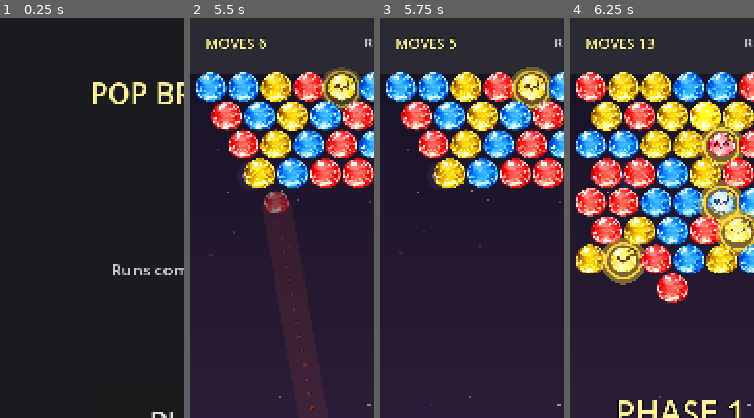
Above: before the commit, frames 1-4 (left to right).
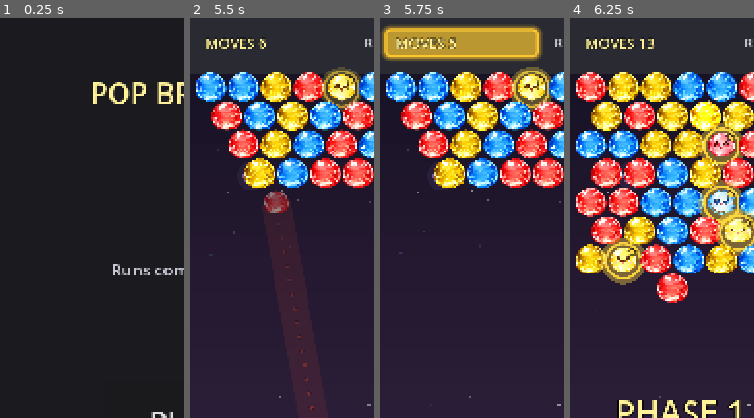
Above: after the commit, the same moments.

Repository: shikhasingh-lg/Pop-Brigade-Prototype
Game: Godot game, scene res://scenes/Main.tscn
The game is run twice, just before and just after one commit, with the same random seed, the same clock (stepped at 60 frames per second) and the same inputs.
Inputs (mouse positions are % of the whole screen's width and height, from its top left):
- Up to frame 1 (0.25 s): no input
- Up to frame 2 (5.5 s): click "PLAY" at 0.5 s; click "R1 · Skyline" at 1.25 s; click "Stage 1" at 2 s; tap Enter every 0.75 s from 2.75 to 5 s; move the mouse to (72, 45) at 2.77 s; tap 1 at 2.85 s; click (72, 45) at 2.92 s; drag from (30, 55) to (6, 10) at 3.52 s; move the mouse to (60, 28) at 4.27 s; tap 0 at 4.35 s; click (60, 28) at 4.42 s; drag from (45, 70) to (14, 10) at 5.02 s
- Up to frame 3 (5.75 s): no input
- Up to frame 4 (6.25 s): tap Enter at 5.75 s; move the mouse to (80, 65) at 5.77 s; tap 5 at 5.85 s; click (80, 65) at 5.92 s
The pictures show only the part of the screen within x 0-50%, y 1-51%; the shares and areas given below are measured in that part.

Frames 1-2 are identical in both runs. In frame 3, 7.2% of the frame differs, in the area x 1-89%, y 2-11%; in frame 4, nothing differs.

Commit message:
Prune 10 dead boons; add low-moves urgency highlight
BoonDB cleanup: removed boons whose effect_keys had stub `pass` handlers
or set state that nothing else reads. v1 has no economy, no shop, no
hero-slot cap, and no special-proc system, so these could never land.

Dead boons removed:
- ricochet_plus      ("+1 wall bounce")     — no longer fits the design
- double_loader      ("+2 in queue")        — handler was `pass`
- extra_special      ("+1 special bubble")  — handler was `pass`
- hall_of_heroes     ("+2 hero slots")      — no handler, no slot cap
- type_caster        ("pick next hero")     — no handler
- elemental_surge    ("+25% special proc")  — mult set, no readers
- coin_magnet        ("+50% gold")          — mult set, no coins
- shop_discount      ("-25% prices")        — no handler, no shop
- reroll_token       ("3 free rerolls")     — no handler
- treasure_wave      ("guaranteed chest")   — flag set, no readers

Also: dropped matching dead state in RunState (boon_special_proc_mult,
boon_coin_mult, boon_treasure_next_wave), the stub Cannon handlers for
cannon_ricochet/queue_plus2/extra_special, and the stale unused
GameConfig.BOON_IDS const.

Low-moves urgency (separate change, same commit since both touch the
match HUD): MatchScene now flashes a golden highlight panel behind the
moves counter when moves_remaining hits 5, with a scale pulse + 2 s
hold + 0.3 s fade. Re-arms if moves climb back above the threshold.

Co-Authored-By: Claude Opus 4.7 (1M context) <noreply@anthropic.com>

Diff:
--- a/scripts/BoonDB.gd
+++ b/scripts/BoonDB.gd
@@ -35,20 +35,23 @@
 
 # id → { label, rarity, effect_key }
 # label uses \n for card-friendly line breaks.
+#
+# 2026-05-15 cleanup: removed 10 boons whose effects either had stub `pass`
+# handlers or set state nothing else reads (ricochet_plus, double_loader,
+# extra_special, hall_of_heroes, type_caster, elemental_surge, coin_magnet,
+# shop_discount, reroll_token, treasure_wave). v1 has no economy, no shop,
+# no hero-slot cap, no special-proc system — so those boons couldn't land.
 const BOONS := {
-	# ---------- Legacy 9 (kept for back-compat) ----------
+	# ---------- Color bias + class damage ----------
 	"red_bias":       { "label": "+30%\nRED\nbubbles",      "rarity": Rarity.COMMON, "effect_key": "cannon_color_bias" },
 	"blue_bias":      { "label": "+30%\nBLUE\nbubbles",     "rarity": Rarity.COMMON, "effect_key": "cannon_color_bias" },
 	"yellow_bias":    { "label": "+30%\nYELLOW\nbubbles",   "rarity": Rarity.COMMON, "effect_key": "cannon_color_bias" },
 	"red_dmg":        { "label": "+25%\nRED\nhero dmg",     "rarity": Rarity.RARE,   "effect_key": "lane_color_dmg" },
 	"blue_dmg":       { "label": "+25%\nBLUE\nhero dmg",    "rarity": Rarity.RARE,   "effect_key": "lane_color_dmg" },
 	"yellow_dmg":     { "label": "+25%\nYELLOW\nhero dmg",  "rarity": Rarity.RARE,   "effect_key": "lane_color_dmg" },
-	"extra_special":  { "label": "+1\nspecial\nbubble /30s","rarity": Rarity.RARE,   "effect_key": "extra_special" },
-	"faster_fire":    { "label": "Faster\ncannon\nfire",    "rarity": Rarity.COMMON, "effect_key": "cannon_fire_rate" },
-	"ricochet_plus":  { "label": "+1\nwall\nbounce",        "rarity": Rarity.RARE,   "effect_key": "cannon_ricochet" },
 
-	# ---------- New 30 (cannon / bubble) ----------
-	"double_loader":  { "label": "DOUBLE\nLOADER\n+2 in queue",         "rarity": Rarity.COMMON,    "effect_key": "cannon_queue_plus2" },
+	# ---------- Cannon ----------
+	"faster_fire":    { "label": "Faster\ncannon\nfire",                "rarity": Rarity.COMMON,    "effect_key": "cannon_fire_rate" },
 	"rapid_fire":     { "label": "RAPID\nFIRE\n-25% reload",            "rarity": Rarity.COMMON,    "effect_key": "cannon_rapid_fire" },
 	"heavy_shot":     { "label": "HEAVY\nSHOT\n+10% hero dmg",          "rarity": Rarity.COMMON,    "effect_key": "global_dmg_bonus" },
 	"wide_barrel":    { "label": "WIDE\nBARREL\n+20% hit zone",         "rarity": Rarity.RARE,      "effect_key": "cannon_wide_barrel" },
@@ -58,30 +61,23 @@
 	"overcharge":     { "label": "OVERCHARGE\nevery 5th shot\nis a big one", "rarity": Rarity.EPIC, "effect_key": "cannon_overcharge" },
 	"infinity_mag":   { "label": "INFINITY\nMAG\nrapid auto-fire",      "rarity": Rarity.LEGENDARY, "effect_key": "cannon_infinity_mag" },
 
-	# ---------- New (hero spawn / composition) ----------
+	# ---------- Hero spawn / composition ----------
 	"recruitment_drive": { "label": "RECRUITMENT\nDRIVE\n+3 heroes next stage", "rarity": Rarity.COMMON,    "effect_key": "spawn_3_heroes_next_stage" },
 	"fresh_blood":       { "label": "FRESH\nBLOOD\n+1 hero now",                "rarity": Rarity.COMMON,    "effect_key": "spawn_1_hero_now" },
 	"lucky_draw":        { "label": "LUCKY\nDRAW\nnext hero is silver+",        "rarity": Rarity.RARE,      "effect_key": "next_hero_silver_plus" },
-	"type_caster":       { "label": "TYPE\nCASTER\npick next hero color",       "rarity": Rarity.RARE,      "effect_key": "next_hero_player_pick" },
 	"reinforcements":    { "label": "REINFORCEMENTS\n+1 hero\nevery 30s",       "rarity": Rarity.EPIC,      "effect_key": "periodic_hero_spawn" },
 	"twin_souls":        { "label": "TWIN\nSOULS\nhero drops in pairs",         "rarity": Rarity.EPIC,      "effect_key": "double_hero_drops" },
-	"hall_of_heroes":    { "label": "HALL OF\nHEROES\n+2 hero slots",           "rarity": Rarity.EPIC,      "effect_key": "hero_slot_plus2" },
 	"legendary_pact":    { "label": "LEGENDARY\nPACT\nfirst hero is GOLD",      "rarity": Rarity.LEGENDARY, "effect_key": "first_hero_gold" },
 
-	# ---------- New (hero combat) ----------
+	# ---------- Hero combat ----------
 	"sharp_steel":    { "label": "SHARP\nSTEEL\n+15% hero dmg",         "rarity": Rarity.COMMON, "effect_key": "global_dmg_bonus_15" },
 	"iron_skin":      { "label": "IRON\nSKIN\n+20% hero HP",            "rarity": Rarity.COMMON, "effect_key": "global_hp_bonus_20" },
 	"quick_feet":     { "label": "QUICK\nFEET\n+15% atk speed",         "rarity": Rarity.RARE,   "effect_key": "global_atk_speed_15" },
-	"elemental_surge":{ "label": "ELEMENTAL\nSURGE\n+25% special proc", "rarity": Rarity.RARE,   "effect_key": "global_special_proc_25" },
 	"berserker_rage": { "label": "BERSERKER\nRAGE\n2x dmg <30% HP",     "rarity": Rarity.EPIC,   "effect_key": "berserker_rage" },
 	"vampiric_strike":{ "label": "VAMPIRIC\nSTRIKE\nheal 10% dmg",      "rarity": Rarity.EPIC,   "effect_key": "vampiric_strike" },
 	"hero_synergy":   { "label": "HERO\nSYNERGY\ndupes +20% each",      "rarity": Rarity.EPIC,   "effect_key": "hero_synergy" },
 
-	# ---------- New (economy / meta) ----------
-	"coin_magnet":    { "label": "COIN\nMAGNET\n+50% gold",             "rarity": Rarity.COMMON,    "effect_key": "coins_x1_5" },
-	"shop_discount":  { "label": "SHOP\nDISCOUNT\n-25% prices",         "rarity": Rarity.RARE,      "effect_key": "shop_discount_25" },
-	"reroll_token":   { "label": "REROLL\nTOKEN\n3 free rerolls",       "rarity": Rarity.RARE,      "effect_key": "reroll_tokens_3" },
-	"treasure_wave":  { "label": "TREASURE\nWAVE\nguaranteed chest",    "rarity": Rarity.EPIC,      "effect_key": "treasure_next_wave" },
+	# ---------- Meta / utility ----------
 	"time_stop":      { "label": "TIME\nSTOP\npause wave 10s",          "rarity": Rarity.LEGENDARY, "effect_key": "time_stop_10s" },
 }
 
--- a/scripts/Cannon.gd
+++ b/scripts/Cannon.gd
@@ -531,11 +531,8 @@
 		"cannon_fire_rate":      fire_rate_cap_sec = 0.4
 		"cannon_rapid_fire":     fire_rate_cap_sec = min(fire_rate_cap_sec, 0.375)
 		"cannon_infinity_mag":   fire_rate_cap_sec = 0.15
-		"cannon_ricochet":       ricochet_count = max(ricochet_count, 2)
 		"cannon_color_lock":     boon_color_lock = true
 		"cannon_overcharge":     boon_overcharge = true
 		"cannon_twin":           boon_twin_cannons = true
 		"cannon_wide_barrel":    boon_wide_barrel = true
-		"cannon_queue_plus2":    pass  # queue UI only shows 2; visual stub only
-		"extra_special":         pass  # handled by special-bubble timer elsewhere
 		_:                       pass  # hero / lane / matchscene-side effects
--- a/scripts/GameConfig.gd
+++ b/scripts/GameConfig.gd
@@ -310,15 +310,6 @@
 @export var s4_enemy_spawn_sec: float = 4.0
 @export var s5_enemy_spawn_sec: float = 3.0
 @export var stage_max_duration_sec: float = 120.0
-
-# ============================================================
-# §4.2 — Boon pool
-# ============================================================
-const BOON_IDS := [
-	"red_bias", "blue_bias", "yellow_bias",
-	"red_dmg",  "blue_dmg",  "yellow_dmg",
-	"extra_special", "faster_fire", "ricochet_plus",
-]
 
 # ============================================================
 # Helpers — legacy (stage-only)
--- a/scripts/MatchScene.gd
+++ b/scripts/MatchScene.gd
@@ -137,6 +137,16 @@
 
 # HUD: moves counter — created at runtime, top-right of the cannon HUD.
 var _moves_label: Label = null
+
+# Low-moves urgency (design-spec §3.5 / ui-flow "Low-moves urgency"):
+# At moves_remaining == 5 we flash a golden highlight box behind the counter
+# for ~2 s with a subtle pulse, then fade out. Fires once per stage; re-arms
+# if moves are added back above the threshold via boons.
+var _moves_highlight: Panel = null
+var _low_moves_alerted: bool = false
+const _LOW_MOVES_THRESHOLD: int = 5
+const _LOW_MOVES_HIGHLIGHT_HOLD_SEC: float = 2.0
+const _LOW_MOVES_HIGHLIGHT_FADE_SEC: float = 0.3
 
 # GET READY! / phase banner (created at runtime — no scene edit needed).
 var _phase_banner: Label = null
@@ -307,6 +317,10 @@
 	_moves_remaining = GameConfig.get_realm_move_budget(realm_num, num)
 	_start_moves = _moves_remaining
 	_no_enemy_timer = 0.0
+	_low_moves_alerted = false
+	if _moves_highlight != null:
+		_moves_highlight.visible = false
+		_moves_highlight.modulate.a = 1.0
 	_refresh_moves_label()
 	_frenzy_buffed_colors = {}
 	_boss_pending = false
@@ -406,6 +420,7 @@
 		0, {}, _bubbles_fired, _total_pops, _bubbles_lost, _max_chain,
 		_frenzy_buffed_colors.keys())
 	if _moves_label: _moves_label.visible = false
+	if _moves_highlight: _moves_highlight.visible = false
 	_show_banner("GET READY!", GameConfig.phase_transition_sec)
 
 func _award_early_clear_bonus() -> void:
@@ -1232,9 +1247,32 @@
 	_moves_label.position = Vector2(30, 42)
 	_moves_label.size = Vector2(260, 36)
 	_moves_label.mouse_filter = Control.MOUSE_FILTER_IGNORE
+	# Golden highlight panel — sits behind the label, hidden until moves drop to
+	# the low-moves threshold. Added BEFORE the label so the label draws on top.
+	_moves_highlight = Panel.new()
+	_moves_highlight.name = "MovesHighlight"
+	var hl_style := StyleBoxFlat.new()
+	hl_style.bg_color = Color(1.0, 0.82, 0.20, 0.28)        # soft gold fill
+	hl_style.border_color = Color(1.0, 0.78, 0.18, 1.0)     # solid gold border
+	hl_style.set_border_width_all(4)
+	hl_style.corner_radius_top_left = 10
+	hl_style.corner_radius_top_right = 10
+	hl_style.corner_radius_bottom_left = 10
+	hl_style.corner_radius_bottom_right = 10
+	hl_style.shadow_color = Color(1.0, 0.78, 0.18, 0.55)
+	hl_style.shadow_size = 8
+	_moves_highlight.add_theme_stylebox_override("panel", hl_style)
+	# Sized slightly larger than the label so the border surrounds it.
+	_moves_highlight.position = Vector2(_moves_label.position.x - 12, _moves_label.position.y - 8)
+	_moves_highlight.size = Vector2(_moves_label.size.x + 24, _moves_label.size.y + 16)
+	_moves_highlight.mouse_filter = Control.MOUSE_FILTER_IGNORE
+	_moves_highlight.visible = false
+	_moves_highlight.pivot_offset = _moves_highlight.size * 0.5
 	if has_node("HUDTop"):
+		$HUDTop.add_child(_moves_highlight)
 		$HUDTop.add_child(_moves_label)
 	else:
+		add_child(_moves_highlight)
 		add_child(_moves_label)
 
 func _refresh_moves_label() -> void:
@@ -1246,6 +1284,35 @@
 		_moves_label.add_theme_color_override("font_color", Color(1, 0.45, 0.4))
 	else:
 		_moves_label.add_theme_color_override("font_color", Color(1, 0.95, 0.6))
+	# Low-moves urgency: golden highlight when crossing into the threshold.
+	# Fires once per stage; re-arms if moves climb back above threshold.
+	if _phase == Phase.PHASE_1:
+		if _moves_remaining > _LOW_MOVES_THRESHOLD:
+			_low_moves_alerted = false
+		elif _moves_remaining == _LOW_MOVES_THRESHOLD and not _low_moves_alerted:
+			_low_moves_alerted = true
+			_trigger_low_moves_highlight()
+
+func _trigger_low_moves_highlight() -> void:
+	if _moves_highlight == null: return
+	_moves_highlight.visible = true
+	_moves_highlight.modulate = Color(1, 1, 1, 1)
+	_moves_highlight.scale = Vector2.ONE
+	# Pulse scale (up-down twice) during the hold, then fade out.
+	var pulse: Tween = create_tween().set_trans(Tween.TRANS_SINE).set_ease(Tween.EASE_IN_OUT)
+	pulse.tween_property(_moves_highlight, "scale", Vector2(1.08, 1.12), 0.35)
+	pulse.tween_property(_moves_highlight, "scale", Vector2.ONE, 0.35)
+	pulse.tween_property(_moves_highlight, "scale", Vector2(1.06, 1.08), 0.35)
+	pulse.tween_property(_moves_highlight, "scale", Vector2.ONE, 0.35)
+	# Hold then fade.
+	var fade: Tween = create_tween()
+	fade.tween_interval(_LOW_MOVES_HIGHLIGHT_HOLD_SEC)
+	fade.tween_property(_moves_highlight, "modulate:a", 0.0, _LOW_MOVES_HIGHLIGHT_FADE_SEC)
+	fade.tween_callback(func() -> void:
+		if _moves_highlight != null:
+			_moves_highlight.visible = false
+			_moves_highlight.modulate.a = 1.0
+	)
 
 func _set_wave_progress_visible(on: bool) -> void:
 	if _wave_bar_bg != null: _wave_bar_bg.visible = on
--- a/scripts/RunState.gd
+++ b/scripts/RunState.gd
@@ -34,15 +34,12 @@
 var boon_global_dmg_mult: float = 1.0
 var boon_global_hp_mult: float = 1.0
 var boon_global_atk_speed_mult: float = 1.0
-var boon_special_proc_mult: float = 1.0
-var boon_coin_mult: float = 1.0
 var boon_berserker_rage: bool = false
 var boon_vampiric_strike: bool = false
 var boon_hero_synergy: bool = false
 var boon_double_hero_drops: bool = false
 var boon_periodic_hero_spawn: bool = false
 var boon_chain_pop: bool = false
-var boon_treasure_next_wave: bool = false
 # One-shot flags consumed by the next stage / next hero.
 var boon_first_hero_gold_pending: bool = false
 var boon_next_hero_silver_plus_pending: bool = false
@@ -99,15 +96,12 @@
 	boon_global_dmg_mult = 1.0
 	boon_global_hp_mult = 1.0
 	boon_global_atk_speed_mult = 1.0
-	boon_special_proc_mult = 1.0
-	boon_coin_mult = 1.0
 	boon_berserker_rage = false
 	boon_vampiric_strike = false
 	boon_hero_synergy = false
 	boon_double_hero_drops = false
 	boon_periodic_hero_spawn = false
 	boon_chain_pop = false
-	boon_treasure_next_wave = false
 	for id in run_boons:
 		var key: String = BoonDB.get_effect_key(id)
 		match key:
@@ -115,15 +109,12 @@
 			"global_dmg_bonus_15":   boon_global_dmg_mult *= 1.15
 			"global_hp_bonus_20":    boon_global_hp_mult  *= 1.20
 			"global_atk_speed_15":   boon_global_atk_speed_mult *= 1.15
-			"global_special_proc_25":boon_special_proc_mult *= 1.25
-			"coins_x1_5":            boon_coin_mult *= 1.5
 			"berserker_rage":        boon_berserker_rage = true
 			"vampiric_strike":       boon_vampiric_strike = true
 			"hero_synergy":          boon_hero_synergy = true
 			"double_hero_drops":     boon_double_hero_drops = true
 			"periodic_hero_spawn":   boon_periodic_hero_spawn = true
 			"cluster_chain_pop":     boon_chain_pop = true
-			"treasure_next_wave":    boon_treasure_next_wave = true
 			_: pass
 
 
